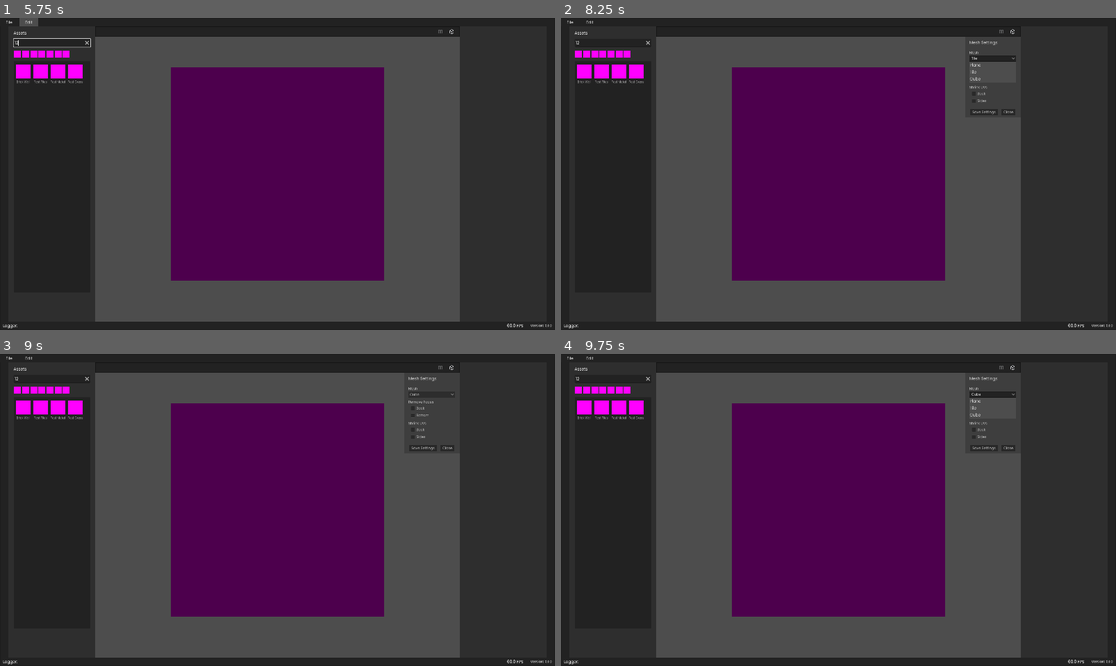
Above: before the commit, frames 1-4 (two rows, left to right).
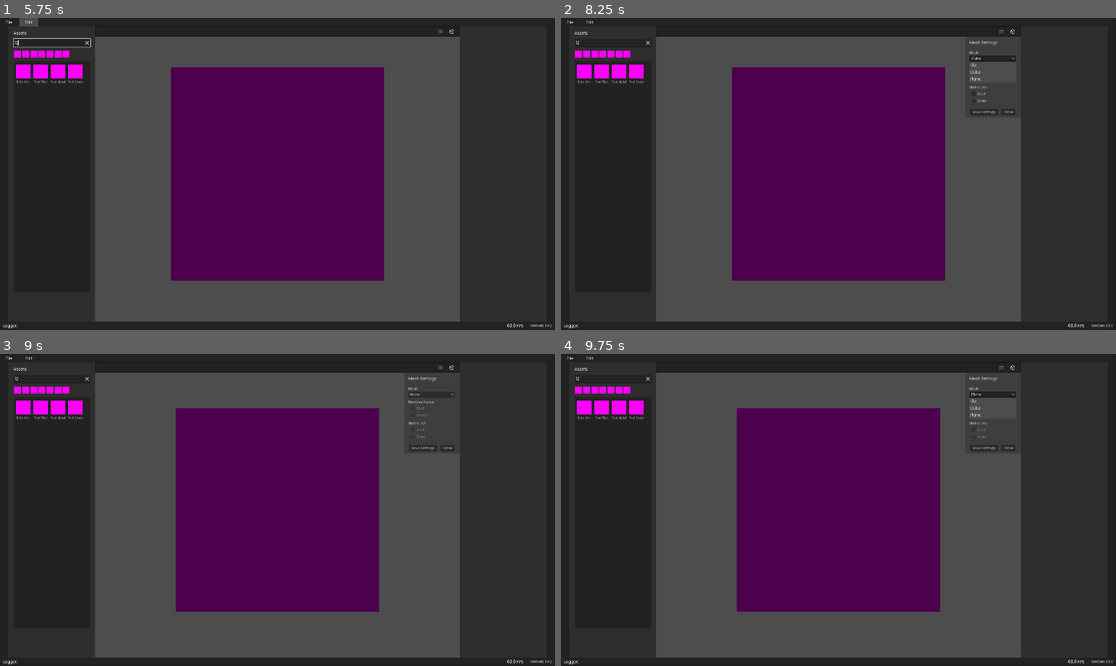
Above: after the commit, the same moments.

Repository: AnalyticalGoose/ProcTile
Game: Godot game, scene res://main.tscn
Same seed, same stepped clock (60 frames per second), same inputs: the game is played once before the commit and once after it.
Inputs (mouse positions are in pixels of both pictures, inside the frame that each line leads up to):
- Up to frame 1 (5.75 s): click (49, 42) at 0.52 s; type "12" at 0.6 s; click "File" at 1.25 s; click "Edit" at 2 s; click "File" at 2.75 s; click "Edit" at 3.5 s; click "File" at 4.25 s; click "Edit" at 5 s
- Up to frame 2 (8.25 s): click (1010, 30) at 5.75 s; click "Plane" (after the commit: "Tile") at 6.5 s; click "Back" at 7.25 s; click "Tile" (after the commit: "Cube") at 8 s
- Up to frame 3 (9 s): click "Bottom" at 8.75 s
- Up to frame 4 (9.75 s): click "Cube" (after the commit: "Plane") at 9.5 s

Frame 1 is identical in both runs. In frame 2, less than 0.1% of the frame differs, in the area x 73-76%, y 12-21%; in frame 3, 2.4%; in frame 4, 2.4%, in the area x 30-77%, y 12-85%.

Commit message:
Add cube and plane meshes
Add support for cube and plane default meshes.

Diff:
--- a/ui/menus/mesh/mesh_settings.gd
+++ b/ui/menus/mesh/mesh_settings.gd
@@ -1,39 +1,56 @@
 class_name MeshSettings
 extends PanelContainer
+## Mesh settings class for the mesh displayed in the Renderer
+##
+## Initialises user settings from the database, or falls back to a default if not set.
+## Handles changing mesh type, culling faces and scaling UVs by updating mesh data
+## or by sending a new mesh to the Renderer.
 
 enum Face { BACK, SIDES }
-
+enum Meshes { TILE, CUBE, PLANE }
+enum CameraPosition { NEAR, FAR }
+
+@export_group("Meshes")
+@export var tile_meshes : Array[Mesh]
+@export var cube_meshes : Array[Mesh]
+@export var plane_meshes : Array[Mesh]
+@export_group("UI Elements")
 @export var mesh_options : OptionButton
-@export var tile_meshes : Array[Mesh]
 @export var back_face_checkbox : CheckBox
 @export var bottom_face_checkbox : CheckBox
 @export var back_uvs_checkbox : CheckBox
 @export var sides_uvs_checkbox : CheckBox
 
+var mesh_index : int = 0
+var current_meshes : Array[Mesh]
+var camera_position : CameraPosition = CameraPosition.NEAR
+var cull_back_face : bool = false
+var cull_bottom_face : bool = false
+var shrink_back_uvs : bool = false
+var shrink_sides_uvs : bool = false
+var checkboxes_disabled : bool = false
+
 @onready var mesh_instance : MeshInstance3D = $/root/ProcTile/Renderer/MeshPivot/Mesh as MeshInstance3D
+@onready var camera : Camera3D = $/root/ProcTile/Renderer/CameraPivot/Camera3D
 @onready var array_mesh : ArrayMesh = mesh_instance.mesh as ArrayMesh
 @onready var surface_array : Array = array_mesh.surface_get_arrays(0)
 @onready var normals : PackedVector3Array = surface_array[Mesh.ARRAY_NORMAL]
 @onready var uvs : PackedVector2Array = surface_array[Mesh.ARRAY_TEX_UV]
 
-var mesh_index : int = 0:
-	set(i):
-		mesh_index = i
-var cull_back_face : bool = false
-var cull_bottom_face : bool = false
-var shrink_back_uvs : bool = false
-var shrink_sides_uvs : bool = false
-
 
 func _ready() -> void:
 	_load_mesh_settings()
+	_set_current_meshes()
 	_setup_settings_ui()
+	_rebuild_mesh()
 
 
 func _load_mesh_settings() -> void:
+	# if user hasn't saved their preferred settings previously, return and use default.
 	if not DataManager.settings_data.size() >= 3 or not DataManager.settings_data[2].name == "mesh_settings":
 		return
 
+	# else, load settings from database
 	var mesh_data : Dictionary = DataManager.settings_data[2]
 	mesh_index = mesh_data.mesh_type
 	cull_back_face = mesh_data.remove_back_face
@@ -43,51 +60,83 @@
 
 
 func _setup_settings_ui() -> void:
-	mesh_options.select(mesh_index)
-
 	var mesh_popup : PopupMenu = mesh_options.get_popup()
 	for i : int in 3:
 		mesh_popup.set_item_as_radio_checkable(i, false)
 
+	mesh_options.select(mesh_index)
 	back_face_checkbox.set_pressed_no_signal(cull_back_face)
 	bottom_face_checkbox.set_pressed_no_signal(cull_bottom_face)
 	back_uvs_checkbox.set_pressed_no_signal(shrink_back_uvs)
 	sides_uvs_checkbox.set_pressed_no_signal(shrink_sides_uvs)
 
 
-func _on_back_face_check_box_toggled(toggled_on: bool) -> void:
-	cull_back_face = toggled_on
-	_rebuild_mesh()
-
-
-func _on_bottom_face_check_box_toggled(toggled_on: bool) -> void:
-	cull_bottom_face = toggled_on
-	_rebuild_mesh()
-
-
-func _on_back_uvs_check_box_toggled(toggled_on: bool) -> void:
-	shrink_back_uvs = toggled_on
-	if toggled_on:
-		_modify_uvs(Face.BACK)
-	else:
-		_rebuild_mesh()
-
-
-func _on_sides_uvs_check_box_toggled(toggled_on: bool) -> void:
-	shrink_sides_uvs = toggled_on
-	if toggled_on:
-		_modify_uvs(Face.SIDES)
-	else:
-		_rebuild_mesh()
+func _disable_checkboxes() -> void:
+	back_face_checkbox.disabled = true
+	bottom_face_checkbox.disabled = true
+	back_uvs_checkbox.disabled = true
+	sides_uvs_checkbox.disabled = true
+
+	back_face_checkbox.set_pressed_no_signal(false)
+	bottom_face_checkbox.set_pressed_no_signal(false)
+	back_uvs_checkbox.set_pressed_no_signal(false)
+	sides_uvs_checkbox.set_pressed_no_signal(false)
+
+	checkboxes_disabled = true
+
+
+func _enable_checkboxes() -> void:
+	back_face_checkbox.disabled = false
+	bottom_face_checkbox.disabled = false
+	back_uvs_checkbox.disabled = false
+	sides_uvs_checkbox.disabled = false
+
+	back_face_checkbox.set_pressed_no_signal(cull_back_face)
+	bottom_face_checkbox.set_pressed_no_signal(cull_bottom_face)
+	back_uvs_checkbox.set_pressed_no_signal(shrink_back_uvs)
+	sides_uvs_checkbox.set_pressed_no_signal(shrink_sides_uvs)
+
+	checkboxes_disabled = false
+
+
+func _set_current_meshes() -> void:
+	match mesh_index:
+		Meshes.TILE:
+			current_meshes = tile_meshes
+			_set_camera_position(CameraPosition.NEAR)
+		Meshes.CUBE:
+			current_meshes = cube_meshes
+			_set_camera_position(CameraPosition.FAR)
+		Meshes.PLANE:
+			current_meshes = plane_meshes
+			_set_camera_position(CameraPosition.NEAR)
+			_disable_checkboxes()
+
+
+func _set_camera_position(pos : CameraPosition) -> void:
+	if camera_position == pos:
+		return
+
+	if pos == CameraPosition.NEAR:
+		camera.position.z -= 0.9
+	else:
+		camera.position.z += 0.9
+
+	camera_position = pos
 
 
 # Deleting and adding sides is much more complex than shrinking UVs
 # As such, this loads and sets a new mesh with the correct faces then adjusts UVs.
 func _rebuild_mesh() -> void:
-	# Multiply then add the bool (1 or 0) gives unique index between 0 and 3
-	var index : int = int(cull_back_face) * 2 + int(cull_bottom_face)
+	var index : int
+	if mesh_index == Meshes.PLANE: # only 1 mesh used
+		index = 0
+	else:
+		# Multiply then add the bool (1 or 0) gives unique index between 0 and 3
+		index = int(cull_back_face) * 2 + int(cull_bottom_face)
+
 	# Deep duplication of mesh to prevent destructively modifying base meshes
-	var rebuilt_mesh : Mesh = tile_meshes[index].duplicate(true)
+	var rebuilt_mesh : Mesh = current_meshes[index].duplicate(true)
 
 	array_mesh = rebuilt_mesh as ArrayMesh
 	surface_array = array_mesh.surface_get_arrays(0)
@@ -124,6 +173,42 @@
 	mesh_instance.mesh = array_mesh
 
 
+func _on_mesh_option_button_item_selected(index: int) -> void:
+	mesh_index = index
+
+	if checkboxes_disabled:
+		_enable_checkboxes()
+
+	_set_current_meshes()
+	_rebuild_mesh()
+
+
+func _on_back_face_check_box_toggled(toggled_on: bool) -> void:
+	cull_back_face = toggled_on
+	_rebuild_mesh()
+
+
+func _on_bottom_face_check_box_toggled(toggled_on: bool) -> void:
+	cull_bottom_face = toggled_on
+	_rebuild_mesh()
+
+
+func _on_back_uvs_check_box_toggled(toggled_on: bool) -> void:
+	shrink_back_uvs = toggled_on
+	if toggled_on:
+		_modify_uvs(Face.BACK)
+	else:
+		_rebuild_mesh()
+
+
+func _on_sides_uvs_check_box_toggled(toggled_on: bool) -> void:
+	shrink_sides_uvs = toggled_on
+	if toggled_on:
+		_modify_uvs(Face.SIDES)
+	else:
+		_rebuild_mesh()
+
+
 func _on_save_settings_btn_pressed() -> void:
 	DataManager.save_mesh_settings(mesh_index, cull_back_face, cull_bottom_face, shrink_back_uvs, shrink_sides_uvs)
 
--- a/ui/menus/mesh/mesh_settings_menu.tscn
+++ b/ui/menus/mesh/mesh_settings_menu.tscn
@@ -6,6 +6,11 @@
 [ext_resource type="ArrayMesh" uid="uid://c41mp0hqr2wd7" path="res://meshes/tile/tile_back_bottom_cull.obj" id="4_om0wj"]
 [ext_resource type="ArrayMesh" uid="uid://cjstuqnwwcakd" path="res://meshes/tile/tile_back_cull.obj" id="5_lpa08"]
 [ext_resource type="ArrayMesh" uid="uid://c62xi1dgnpy63" path="res://meshes/tile/tile_bottom_cull.obj" id="6_g0klt"]
+[ext_resource type="ArrayMesh" uid="uid://dvlccqssfgtla" path="res://meshes/cube/cube.obj" id="7_f23y1"]
+[ext_resource type="ArrayMesh" uid="uid://cajhs8akx4so1" path="res://meshes/cube/cube_bottom_cull.obj" id="8_gjaki"]
+[ext_resource type="ArrayMesh" uid="uid://b07kby7uucp66" path="res://meshes/cube/cube_back_cull.obj" id="9_58lah"]
+[ext_resource type="ArrayMesh" uid="uid://chi1i16cm6nhp" path="res://meshes/cube/cube_back_bottom_cull.obj" id="10_rm2gn"]
+[ext_resource type="ArrayMesh" uid="uid://cwiiygkn64bk1" path="res://meshes/plane/plane.obj" id="11_r2x65"]
 
 [sub_resource type="StyleBoxEmpty" id="StyleBoxEmpty_uav13"]
 
@@ -44,8 +49,10 @@
 grow_vertical = 0
 theme = ExtResource("1_0mu7x")
 script = ExtResource("2_8udx8")
+tile_meshes = Array[Mesh]([ExtResource("3_0csbf"), ExtResource("6_g0klt"), ExtResource("5_lpa08"), ExtResource("4_om0wj")])
+cube_meshes = Array[Mesh]([ExtResource("7_f23y1"), ExtResource("8_gjaki"), ExtResource("9_58lah"), ExtResource("10_rm2gn")])
+plane_meshes = Array[Mesh]([ExtResource("11_r2x65")])
 mesh_options = NodePath("MarginContainer/VBoxContainer/MeshContainer/MeshOptionButton")
-tile_meshes = Array[Mesh]([ExtResource("3_0csbf"), ExtResource("6_g0klt"), ExtResource("5_lpa08"), ExtResource("4_om0wj")])
 back_face_checkbox = NodePath("MarginContainer/VBoxContainer/FacesContainer/BackFaceCheckBox")
 bottom_face_checkbox = NodePath("MarginContainer/VBoxContainer/FacesContainer/BottomFaceCheckBox")
 back_uvs_checkbox = NodePath("MarginContainer/VBoxContainer/UVsContainer/BackUVsCheckBox")
@@ -78,10 +85,10 @@
 layout_mode = 2
 selected = 0
 item_count = 3
-popup/item_0/text = "Plane"
-popup/item_1/text = "Tile"
+popup/item_0/text = "Tile"
+popup/item_1/text = "Cube"
 popup/item_1/id = 1
-popup/item_2/text = "Cube"
+popup/item_2/text = "Plane"
 popup/item_2/id = 2
 
 [node name="FacesContainer" type="VBoxContainer" parent="MarginContainer/VBoxContainer"]
@@ -148,6 +155,7 @@
 action_mode = 0
 text = "Close"
 
+[connection signal="item_selected" from="MarginContainer/VBoxContainer/MeshContainer/MeshOptionButton" to="." method="_on_mesh_option_button_item_selected"]
 [connection signal="toggled" from="MarginContainer/VBoxContainer/FacesContainer/BackFaceCheckBox" to="." method="_on_back_face_check_box_toggled"]
 [connection signal="toggled" from="MarginContainer/VBoxContainer/FacesContainer/BottomFaceCheckBox" to="." method="_on_bottom_face_check_box_toggled"]
 [connection signal="toggled" from="MarginContainer/VBoxContainer/UVsContainer/BackUVsCheckBox" to="." method="_on_back_uvs_check_box_toggled"]
Not shown: 2 places in engine/render/renderer.tscn that only renumber resources
Not shown, added: meshes/cube/cube.obj
Not shown, added: meshes/cube/cube.obj.import
Not shown, added: meshes/cube/cube_back_bottom_cull.obj
Not shown, added: meshes/cube/cube_back_bottom_cull.obj.import
Not shown, added: meshes/cube/cube_back_cull.obj
Not shown, added: meshes/cube/cube_back_cull.obj.import
Not shown, added: meshes/cube/cube_bottom_cull.obj
Not shown, added: meshes/cube/cube_bottom_cull.obj.import
Not shown, added: meshes/plane/plane.obj
Not shown, added: meshes/plane/plane.obj.import
Not shown, changed: meshes/tile/tile.obj
(and 1 more such lines)
